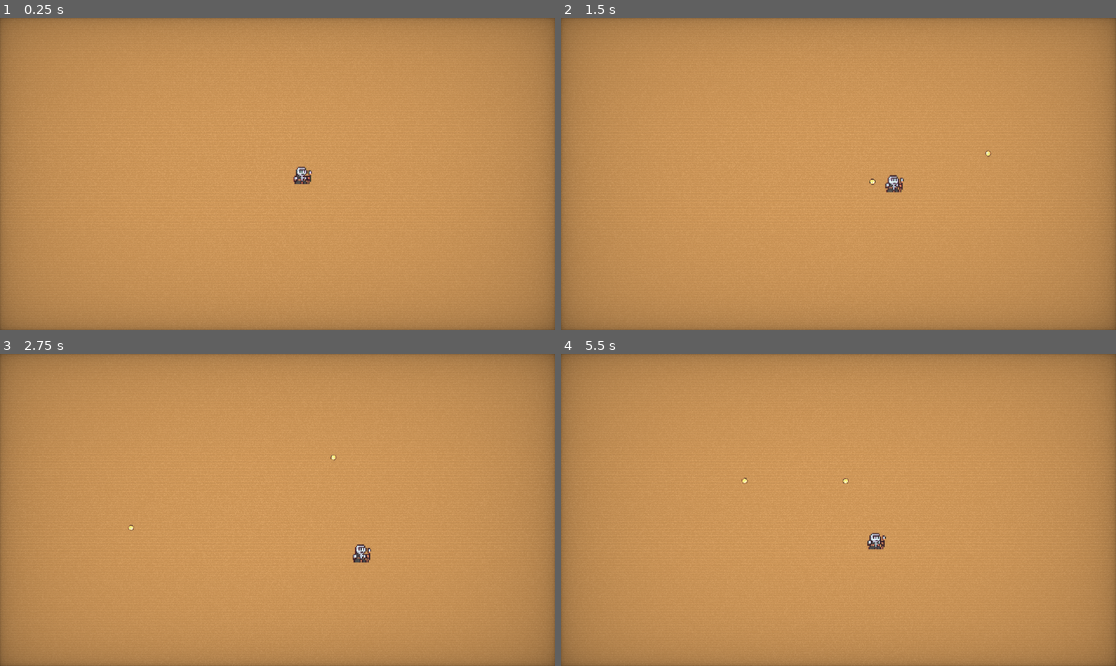
Above: before the commit, frames 1-4 (two rows, left to right).
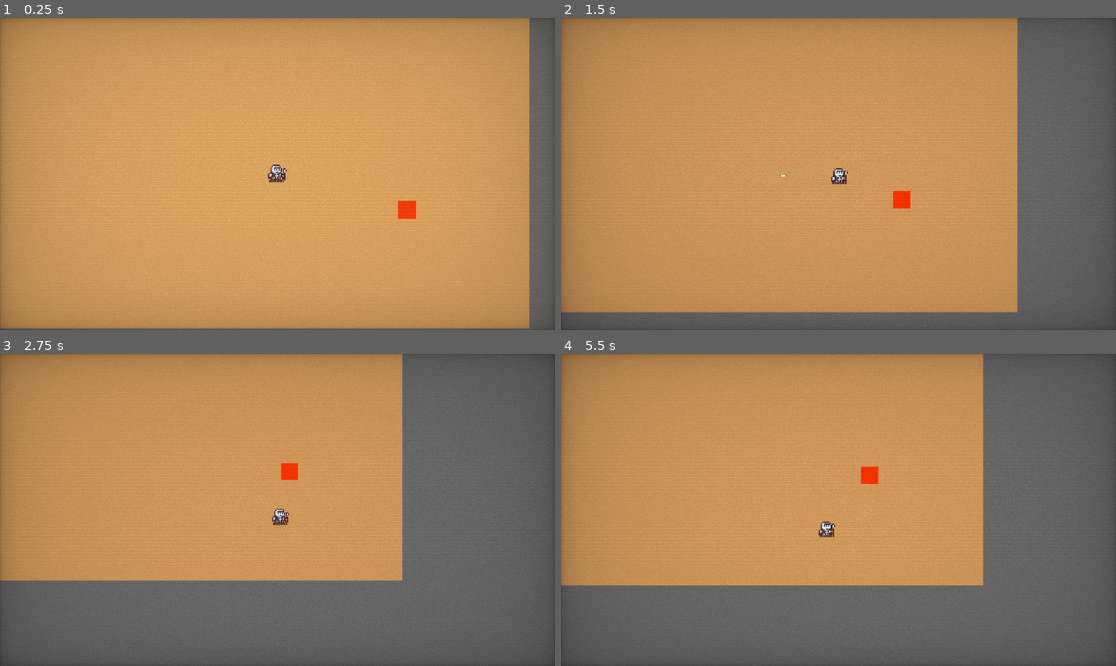
Above: after the commit, the same moments.

Repository: benhmoore/game-design-astral
Game: Godot game, scene res://scenes/Main.tscn
The game is run twice, just before and just after one commit, with the same random seed, the same clock (stepped at 60 frames per second) and the same inputs.
Inputs (mouse positions are in pixels of both pictures, inside the frame that each line leads up to):
- Up to frame 1 (0.25 s): no input
- Up to frame 2 (1.5 s): move the mouse to (960, 158) at 0.52 s; hold D (move_right) 0.53-1.28 s; click (960, 158) at 0.6 s; move the mouse to (727, 189) at 1.27 s; hold S (move_down) from 1.28 s (still down); click (727, 189) at 1.35 s
- Up to frame 3 (2.75 s): move the mouse to (333, 441) at 2.02 s; release S (move_down) at 2.03 s; hold D (move_right) from 2.03 s (still down); click (333, 441) at 2.1 s
- Up to frame 4 (5.5 s): move the mouse to (810, 572) at 2.77 s; release D (move_right) at 2.78 s; hold W (move_up) 2.78-3.53 s; click (810, 572) at 2.85 s; move the mouse to (1005, 556) at 3.52 s; hold A (move_left) 3.53-5.03 s; click (1005, 556) at 3.6 s; move the mouse to (672, 463) at 4.27 s; click (672, 463) at 4.35 s; move the mouse to (866, 510) at 5.02 s; hold S (move_down) from 5.03 s (still down); click (866, 510) at 5.1 s

The runs differ from the first frame. In frame 1, 5.6% of the frame differs, in the area x 0-100%, y 0-100%; in frame 2, 23%; in frame 3, 48%; in frame 4, 44%.

Commit message:
Added camera, camera shake, sound effects.

Diff:
--- /dev/null
+++ b/scenes/Camera.tscn
@@ -0,0 +1,18 @@
+[gd_scene load_steps=3 format=2]
+
+[ext_resource path="res://scripts/Camera.gd" type="Script" id=1]
+
+[sub_resource type="CanvasItemMaterial" id=1]
+blend_mode = 1
+
+[node name="Camera2D" type="Camera2D"]
+current = true
+script = ExtResource( 1 )
+
+[node name="ColorRect" type="ColorRect" parent="."]
+material = SubResource( 1 )
+margin_left = -1560.0
+margin_top = -888.0
+margin_right = 1576.0
+margin_bottom = 888.0
+color = Color( 0.945098, 0.894118, 0.490196, 0.0352941 )
--- a/scenes/Main.tscn
+++ b/scenes/Main.tscn
@@ -1,7 +1,8 @@
-[gd_scene load_steps=3 format=2]
+[gd_scene load_steps=4 format=2]
 
 [ext_resource path="res://scenes/player/PlayerCharacter.tscn" type="PackedScene" id=1]
 [ext_resource path="res://assets/shaders/CrtShader.tres" type="Material" id=2]
+[ext_resource path="res://scenes/environment/Wall.tscn" type="PackedScene" id=3]
 
 [node name="Node2D" type="Node2D"]
 
@@ -20,3 +21,6 @@
 margin_right = 1920.0
 margin_bottom = 1080.0
 color = Color( 0.603922, 0.439216, 0.254902, 1 )
+
+[node name="WallBlock" parent="." instance=ExtResource( 3 )]
+position = Vector2( 1497, 670 )
--- /dev/null
+++ b/scenes/environment/Wall.tscn
@@ -0,0 +1,29 @@
+[gd_scene load_steps=4 format=2]
+
+[ext_resource path="res://assets/sounds/shoot_1.wav" type="AudioStream" id=1]
+[ext_resource path="res://scripts/environment/Wall.gd" type="Script" id=2]
+
+[sub_resource type="RectangleShape2D" id=1]
+extents = Vector2( 16, 16 )
+
+[node name="WallBlock" type="KinematicBody2D" groups=["walls"]]
+scale = Vector2( 4, 4 )
+script = ExtResource( 2 )
+
+[node name="CollisionShape2D" type="CollisionShape2D" parent="." groups=["walls"]]
+scale = Vector2( 0.5, 0.5 )
+shape = SubResource( 1 )
+
+[node name="ColorRect" type="ColorRect" parent="."]
+margin_left = -8.0
+margin_top = -8.0
+margin_right = 8.0
+margin_bottom = 8.0
+color = Color( 0.984314, 0.137255, 0, 1 )
+
+[node name="HitAudioPlayer" type="AudioStreamPlayer2D" parent="."]
+stream = ExtResource( 1 )
+volume_db = -7.393
+pitch_scale = 2.71
+
+[connection signal="hit" from="." to="." method="_on_WallBlock_hit"]
--- a/scenes/player/PlayerCharacter.tscn
+++ b/scenes/player/PlayerCharacter.tscn
@@ -6,6 +6,9 @@
 [ext_resource path="res://assets/graphics/player/idle/priest1_v1_1.png" type="Texture" id=4]
 [ext_resource path="res://scripts/player/PlayerCharacter.gd" type="Script" id=5]
 [ext_resource path="res://scenes/projectiles/Projectile.tscn" type="PackedScene" id=6]
+[ext_resource path="res://assets/sounds/shoot_1.wav" type="AudioStream" id=7]
+[ext_resource path="res://assets/sounds/walk_1.wav" type="AudioStream" id=8]
+[ext_resource path="res://scenes/Camera.tscn" type="PackedScene" id=9]
 
 [sub_resource type="CapsuleShape2D" id=1]
 radius = 7.0
@@ -26,6 +29,8 @@
 script = ExtResource( 5 )
 projectile_scene = ExtResource( 6 )
 
+[node name="Camera2D" parent="." instance=ExtResource( 9 )]
+
 [node name="CollisionShape2D" type="CollisionShape2D" parent="."]
 position = Vector2( -0.333333, -0.333333 )
 shape = SubResource( 1 )
@@ -33,5 +38,13 @@
 [node name="AnimatedSprite" type="AnimatedSprite" parent="."]
 frames = SubResource( 2 )
 animation = "player.idle"
-frame = 2
+frame = 1
 playing = true
+
+[node name="ShootAudioPlayer" type="AudioStreamPlayer2D" parent="."]
+stream = ExtResource( 7 )
+
+[node name="FootstepsAudioPlayer" type="AudioStreamPlayer2D" parent="."]
+stream = ExtResource( 8 )
+volume_db = -16.807
+pitch_scale = 0.87
--- a/scenes/projectiles/Projectile.tscn
+++ b/scenes/projectiles/Projectile.tscn
@@ -4,10 +4,10 @@
 [ext_resource path="res://assets/graphics/projectiles/coin_1.png" type="Texture" id=2]
 
 [sub_resource type="CircleShape2D" id=1]
+radius = 11.5109
 
 [node name="Projectile" type="Area2D" groups=["Projectile"]]
-scale = Vector2( 2, 2 )
-collision_layer = 2147483648
+scale = Vector2( 2.5, 0.8 )
 script = ExtResource( 1 )
 
 [node name="Sprite" type="Sprite" parent="."]
@@ -18,4 +18,5 @@
 
 [node name="VisibilityNotifier2D" type="VisibilityNotifier2D" parent="."]
 
+[connection signal="body_entered" from="." to="." method="_on_Projectile_body_entered"]
 [connection signal="viewport_exited" from="VisibilityNotifier2D" to="." method="_on_VisibilityNotifier2D_viewport_exited"]
--- /dev/null
+++ b/scripts/Camera.gd
@@ -0,0 +1,78 @@
+extends Camera2D
+
+var shake_time = 0.2
+var shake_intensity = 1.5
+var shake_speed = 50.0
+
+export var follow_speed: float = 0.5
+export var zoom_speed: float = 1.0
+export var max_zoom: float = 1.1
+export var min_zoom: float = 1.0
+export var zoom_border: float = 400.0
+
+onready var player: KinematicBody2D = get_node("/root/Node2D/PlayerCharacter")
+onready var flash: ColorRect = $ColorRect
+
+var following_player = true
+
+var sway = Vector2.ZERO
+var sway_target = Vector2.ZERO
+var sway_speed = 2.0
+var sway_timer = 0
+
+var current_zoom = Vector2(1, 1)
+
+func shake():
+	var original_position = position
+	var timer = 0.0
+	while timer < shake_time:
+		position = original_position + Vector2(rand_range(-1.0, 1.0), rand_range(-1.0, 1.0)) * shake_intensity
+		timer += 1.0 / shake_speed
+		yield(get_tree().create_timer(1.0 / shake_speed), "timeout")
+	position = original_position
+
+func flash_screen():
+	flash.show()
+	yield(get_tree().create_timer(0.1), "timeout")
+	flash.hide()
+
+func _process(delta):
+	if following_player:
+		# Calculate the new position for the camera
+		var target_position = player.global_position
+		var current_position = global_position
+
+		# Only move the camera if the player gets close to the camera's edge
+		if (target_position - current_position).abs().x > zoom_border or (target_position - current_position).abs().y > zoom_border:
+			var new_position = current_position.linear_interpolate(target_position, delta * follow_speed)
+			global_position = new_position
+		else:
+			global_position = current_position
+
+		# Only add camera sway when player is moving
+		if player.motion.length() > 0:
+			# Update the sway position
+			if sway_timer == 0:
+				sway_target = Vector2(rand_range(-1.0, 1.0), rand_range(-1.0, 1.0)) * 0.6
+				sway_timer = 100
+			else:
+				sway = sway.linear_interpolate(sway_target, delta * sway_speed)
+				sway_timer -= 1
+
+			# Add the sway to the camera position
+			global_position += sway
+
+			# Calculate the new zoom level based on the player's velocity
+			var new_zoom = lerp(min_zoom, max_zoom, player.motion.length() / player.max_speed)
+			new_zoom = Vector2(new_zoom, new_zoom)
+			current_zoom = current_zoom.linear_interpolate(new_zoom, delta * zoom_speed)
+
+			# Set the new zoom level
+			zoom = current_zoom
+		else:
+			# Set the zoom level to the default value when the player is not moving
+			current_zoom = current_zoom.linear_interpolate(Vector2(min_zoom, min_zoom), delta * zoom_speed)
+			zoom = current_zoom
+
+func set_following_player(follow: bool):
+	following_player = follow
--- /dev/null
+++ b/scripts/environment/Wall.gd
@@ -0,0 +1,9 @@
+extends KinematicBody2D
+
+onready var hit_audio_player = get_node("HitAudioPlayer")
+signal hit
+
+func _on_WallBlock_hit():
+	var random_pitch_adjust = rand_range(2.6, 3.8)
+	hit_audio_player.pitch_scale = random_pitch_adjust
+	hit_audio_player.play()
--- a/scripts/player/PlayerCharacter.gd
+++ b/scripts/player/PlayerCharacter.gd
@@ -1,10 +1,13 @@
 extends KinematicBody2D
 
-export var max_speed = 150
-export var acceleration = 1500
+export var max_speed = 300
+export var acceleration = 2000
 export var projectile_scene: PackedScene
 export var knockback_force = 250
-export var friction = 2000
+export var friction = 1750
+
+onready var shoot_audio_player = get_node("ShootAudioPlayer")
+onready var footsteps_audio_player = get_node("FootstepsAudioPlayer")
 
 var motion = Vector2.ZERO
 
@@ -20,8 +23,6 @@
 	# If the player is not holding down a movement key and is not experiencing knockback, gradually slow them down with friction
 	if input_vector == Vector2.ZERO:
 		var friction_force = motion.normalized() * friction * delta
-		print("friction_force: ", friction_force.length())
-		print("motion: ", motion.length())
 		if friction_force.length() > motion.length():
 			new_motion = Vector2.ZERO
 		else:
@@ -33,10 +34,17 @@
 	else:
 		motion = new_motion
 
+	if motion != Vector2.ZERO:
+		if not footsteps_audio_player.playing:
+			footsteps_audio_player.play()
+	else:
+		footsteps_audio_player.stop()
+
 	if Input.is_action_just_pressed("action_shoot"):
 		var projectile_direction = global_position.direction_to(get_global_mouse_position())
-		shoot(projectile_direction)
-		knockback(projectile_direction)
+		var deviation_angle = rand_range(-0.05, 0.05)  # choose a random deviation angle
+		shoot(projectile_direction, deviation_angle)
+		knockback(projectile_direction, deviation_angle)
 
 func get_input_vector():
 	var input_vector = Vector2.ZERO
@@ -54,13 +62,24 @@
 	# Normalize the input vector to ensure that diagonal movement is not faster than horizontal/vertical movement
 	return input_vector.normalized()
 
-func shoot(projectile_dir: Vector2 = Vector2.ZERO):
+func shoot(projectile_dir: Vector2 = Vector2.ZERO, deviation_angle = 0):
 	var projectile = projectile_scene.instance()
 	get_tree().current_scene.add_child(projectile)
 	projectile.global_position = global_position
 
-	var projectile_rot = projectile_dir.angle()
+	var projectile_rot = projectile_dir.angle() + deviation_angle
 	projectile.rotation = projectile_rot
 
-func knockback(projectile_dir: Vector2 = Vector2.ZERO):
-	motion += -projectile_dir * knockback_force
+	# Load and play the sound effect
+	shoot_audio_player.pitch_scale = rand_range(1.2, 1.4)
+	shoot_audio_player.play()
+
+	# Shake the camera
+	var camera = get_node("Camera2D")
+	# camera.shake()
+	camera.flash_screen()
+
+
+func knockback(projectile_dir: Vector2 = Vector2.ZERO, deviation_angle: float = 0):
+	var knockback_dir = projectile_dir.rotated(deviation_angle)  # apply deviation to projectile direction
+	motion += -knockback_dir * knockback_force
--- a/scripts/projectiles/Projectile.gd
+++ b/scripts/projectiles/Projectile.gd
@@ -1,6 +1,7 @@
 extends Area2D
 
-export(int) var SPEED: int = 500
+export(int) var SPEED: int = 1500
+signal hit
 
 func _physics_process(delta):
 	var direction = Vector2.RIGHT.rotated(rotation)
@@ -9,9 +10,10 @@
 func destroy():
 	queue_free()
 
-func _on_Projectile_body_entered(_body: PhysicsBody2D) -> void:
-	# if body.is_in_group("enemies"):
-	destroy()
+func _on_Projectile_body_entered(body: PhysicsBody2D) -> void:
+	if body.is_in_group("walls"):
+		body.emit_signal("hit")
+		destroy()
 
 func _on_VisibilityNotifier2D_viewport_exited(_viewport):
 	queue_free()
Not shown, added: assets/sounds/shoot_1.wav.import
Not shown, added: assets/sounds/walk_1.wav.import
Not shown: 1 places in scenes/player/PlayerCharacter.tscn that only renumber resources
Not shown, added: assets/sounds/shoot_1.wav
Not shown, added: assets/sounds/walk_1.wav
